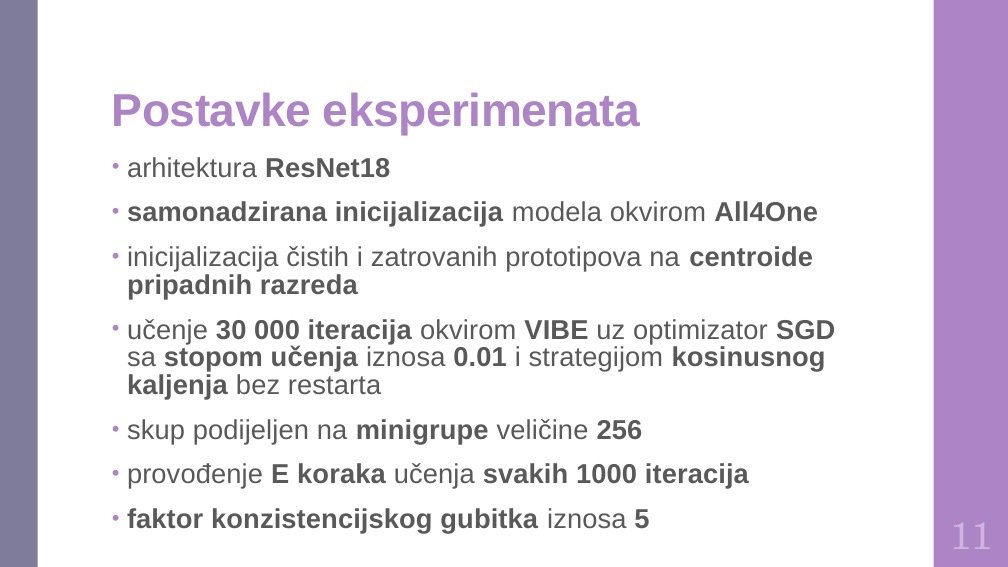
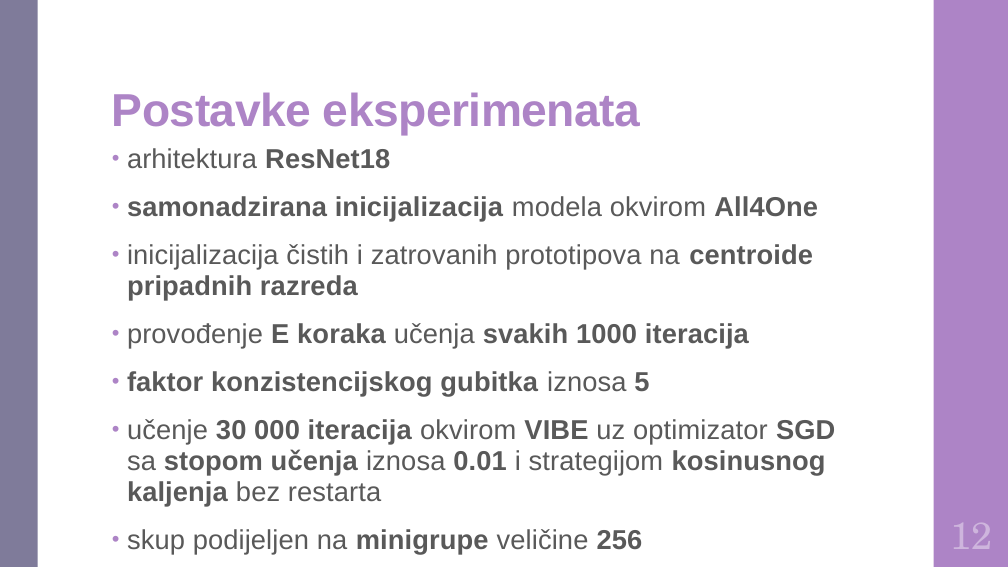
Before and after one commit to DomJamb/Diplomski-Rad-Doku, a slide deck: slide 16 of Prezentacija/Varijacijsko učenje na zašumljenim oznakama.pptx (slide 14 before the commit). Drawn at 1008x567 pixels with LibreOffice and Linux fonts; fonts in the diff are those of the drawing. Boxes give left, top, right and bottom in pixels: in the first picture for what was removed or moved away, otherwise in the second. Text is boxed around its words. In the diff, an @@ line names an element or a change of style, - is before the commit and + after.

```diff
--- a/Prezentacija/Varijacijsko učenje na zašumljenim oznakama.pptx
+++ b/Prezentacija/Varijacijsko učenje na zašumljenim oznakama.pptx
@@ text "arhitektura ResNet18": place and size @@
-text "arhitektura ResNet18" at (127, 157, 835, 533)
+text "arhitektura ResNet18" at (127, 148, 835, 554)
@@ text at (127, 148, 835, 554): line spacing 0.85 to 0.95 @@
@@ text at (127, 323, 749, 396): paragraphs added @@
+• provođenje E koraka učenja svakih 1000 iteracija
+• faktor konzistencijskog gubitka iznosa 5
@@ text at (127, 463, 749, 533): paragraphs removed @@
-• provođenje E koraka učenja svakih 1000 iteracija
-• faktor konzistencijskog gubitka iznosa 5
@@ text at (950, 523, 992, 549): text changed @@
-11
+12
```
Also in this commit, not shown: 14 other slides changed, 2 slides added, 1 other file.
